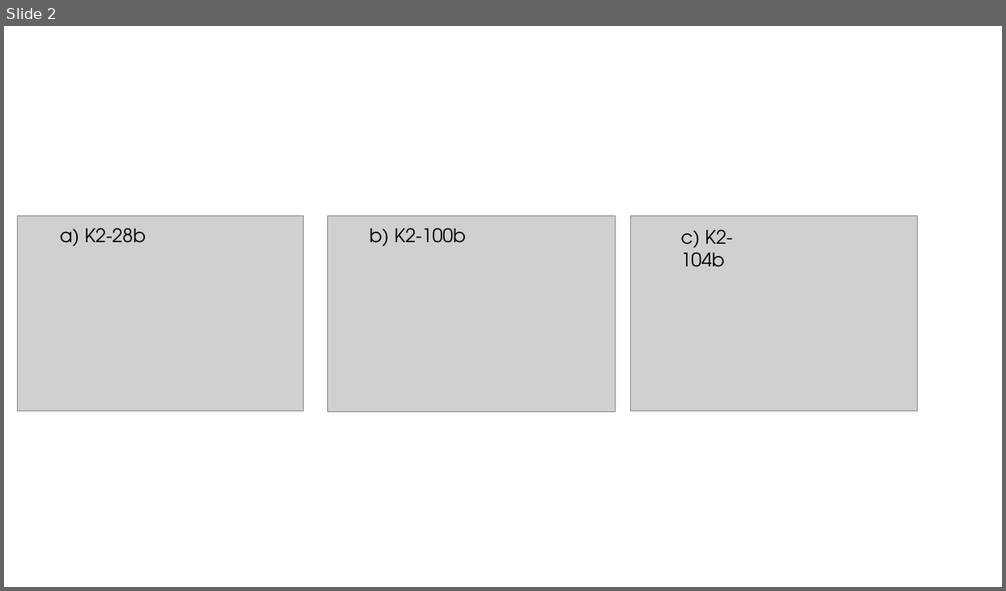
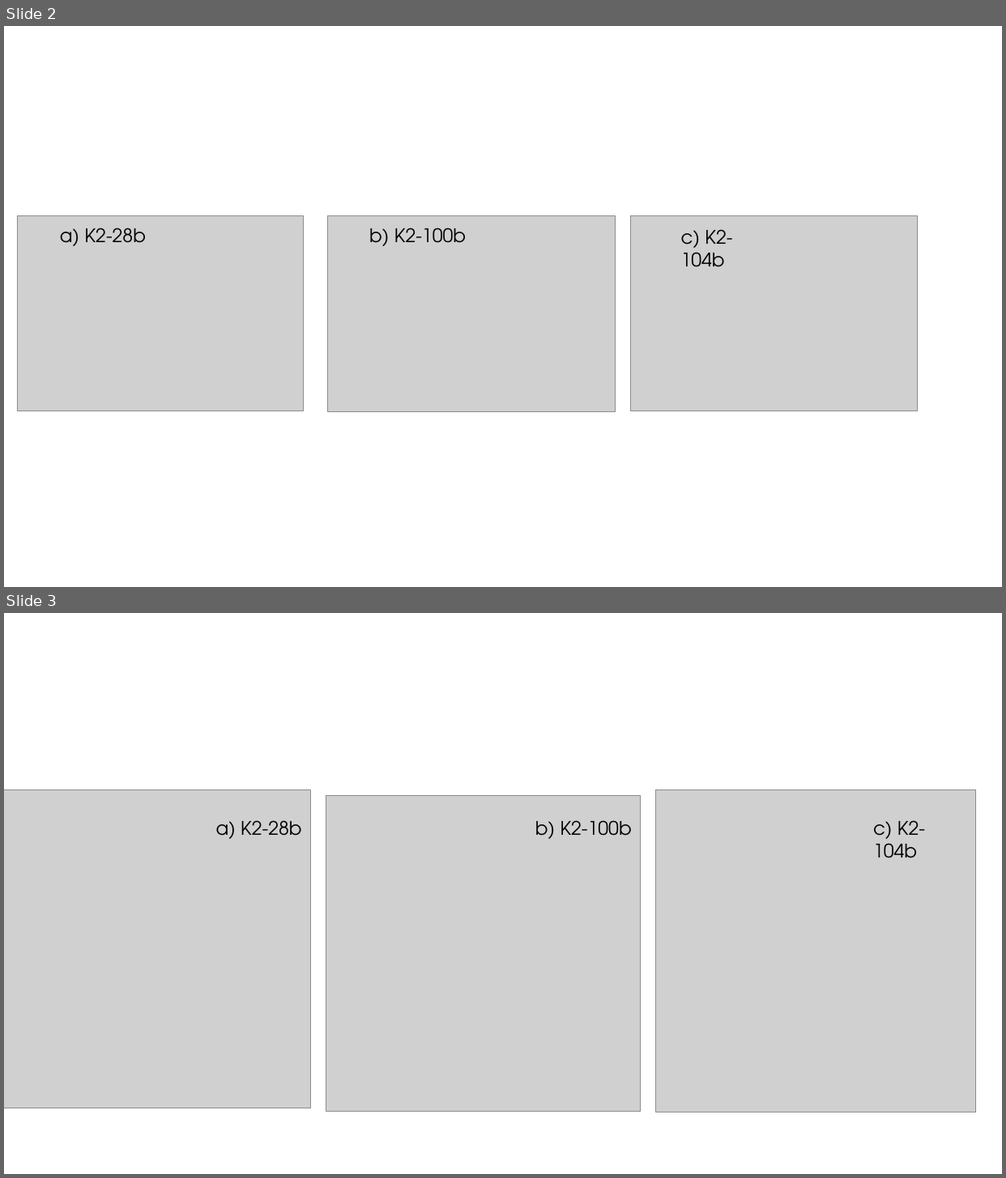
Before and after one commit to gummiks/Diffuser-Assisted-K2-Followup, a slide deck: figures/draft_figures.pptx. Shown one above the other, each under a label of ours: slide 2 before the commit, slides 2 and 3 after it. The pictures are 1006x591 and 1006x1178 pixels, drawn with LibreOffice and Linux fonts; fonts in the diff are those of the drawing; grey boxes stand for pictures. Boxes give left, top, right and bottom in pixels: in the first picture for what was removed or moved away, otherwise in the second. Text is boxed around its words. In the diff, an @@ line names an element or a change of style, - is before the commit and + after.

```diff
--- a/figures/draft_figures.pptx
+++ b/figures/draft_figures.pptx
@@ slide 3 added at (x1=4, y1=613, x2=1002, y2=1174), background #FFFFFF @@
@@ picture added at (x1=4, y1=790, x2=311, y2=1109) @@
@@ picture added at (x1=326, y1=796, x2=641, y2=1112) @@
@@ picture added at (x1=656, y1=790, x2=976, y2=1112) @@
@@ text added at (x1=216, y1=820, x2=301, y2=839), 18 pt, text #000000 @@
+a) K2-28b
@@ text added at (x1=535, y1=820, x2=632, y2=839), 18 pt, text #000000 @@
+b) K2-100b
@@ text added at (x1=873, y1=820, x2=925, y2=858), 18 pt, text #000000 @@
+c) K2-104b
```
Also in this commit, not shown: 9 other files.
